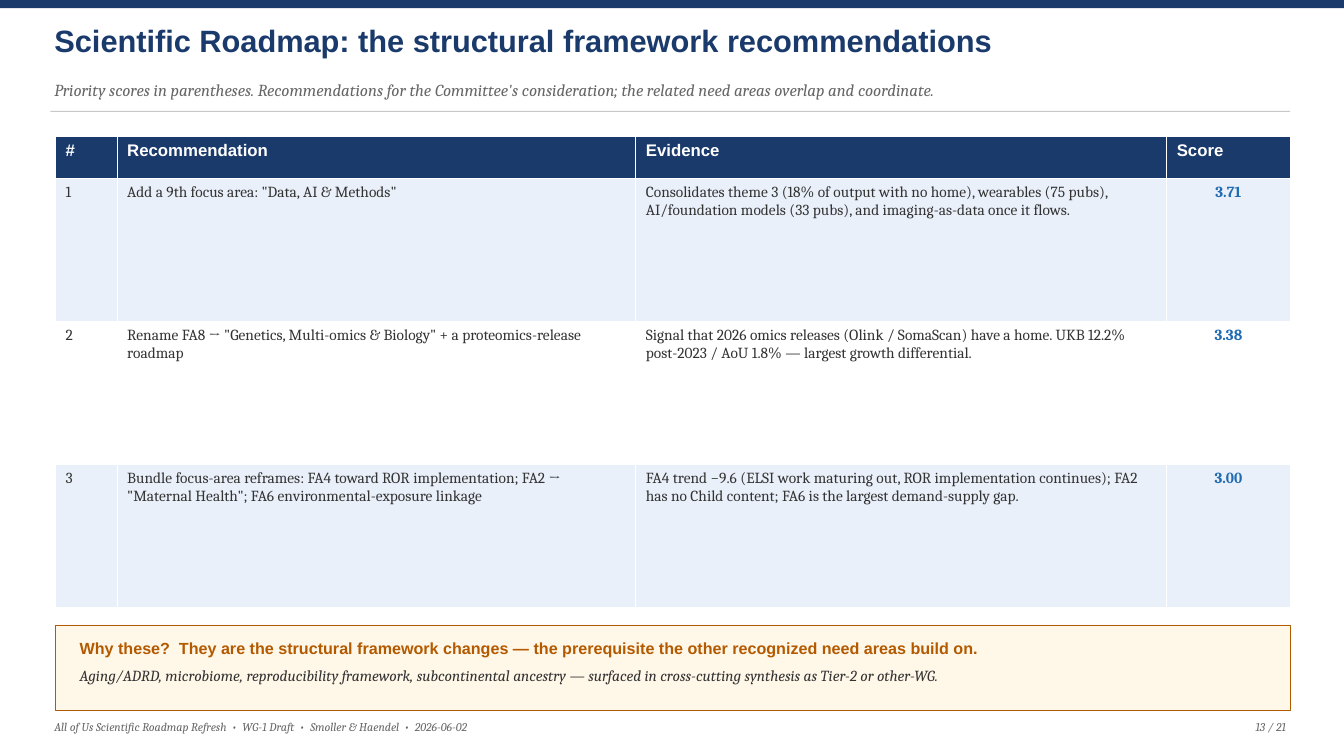
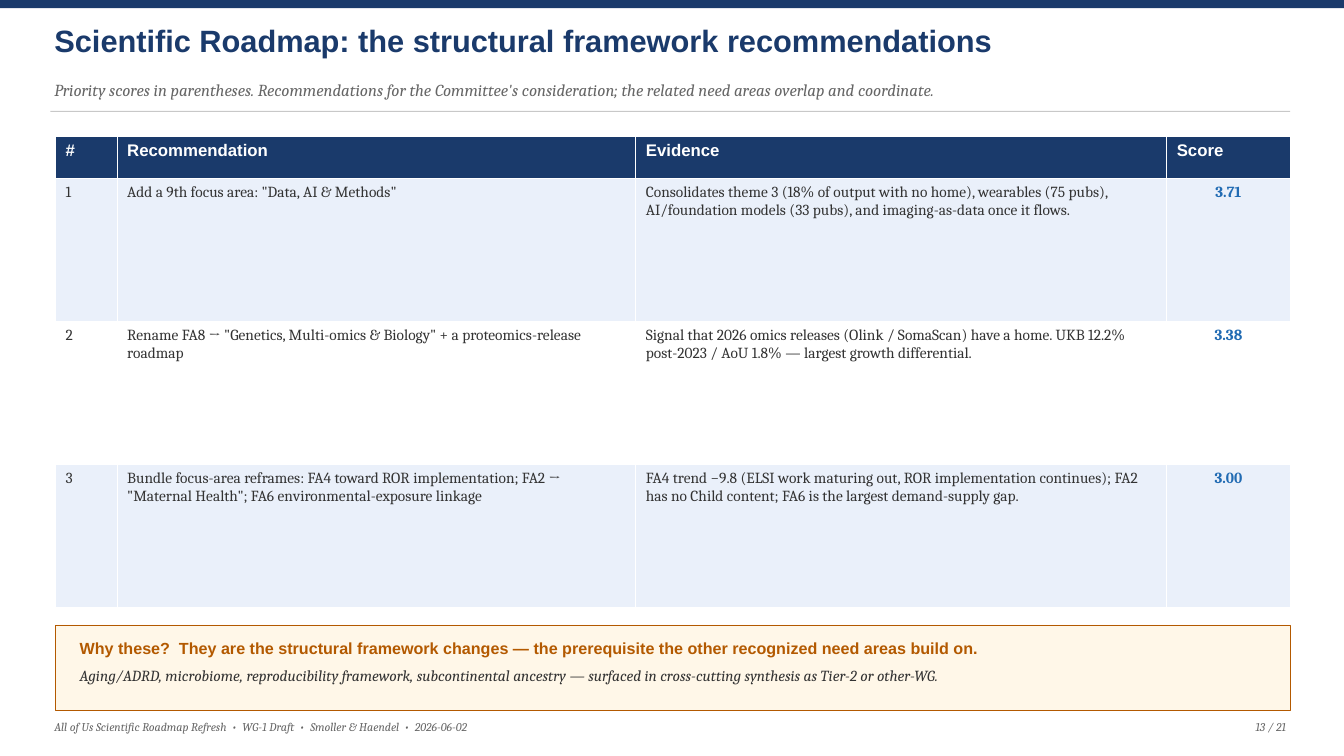
Before and after one commit to mellybelly/all-of-us, a slide deck: slide 13 of resources/deliverables/AoU_Roadmap_Refresh_Draft_Deck.pptx. Drawn at 1344x756 pixels with LibreOffice and Linux fonts; fonts in the diff are those of the drawing. Boxes give left, top, right and bottom in pixels: in the first picture for what was removed or moved away, otherwise in the second. Text is boxed around its words. In the diff, an @@ line names an element or a change of style, - is before the commit and + after.

```diff
--- a/resources/deliverables/AoU_Roadmap_Refresh_Draft_Deck.pptx
+++ b/resources/deliverables/AoU_Roadmap_Refresh_Draft_Deck.pptx
@@ table at <box>55,136,1291,608</box> @@
-row 4, column 3: FA4 trend −9.6 (ELSI work maturing out, ROR implementation continues); FA2 has no Child content; FA6 is the largest demand-supply gap.
+row 4, column 3: FA4 trend −9.8 (ELSI work maturing out, ROR implementation continues); FA2 has no Child content; FA6 is the largest demand-supply gap.
```
Also in this commit, not shown: 20 other files.
